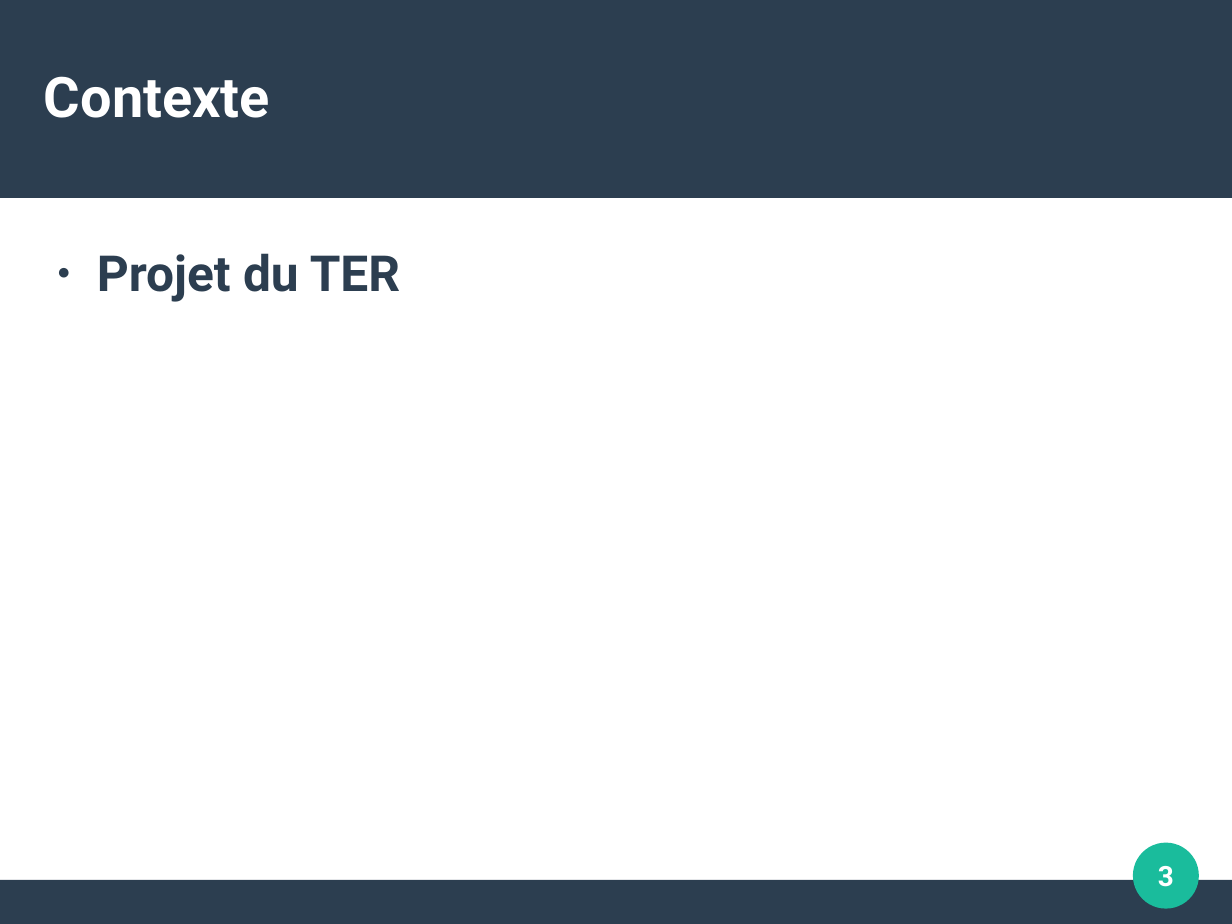
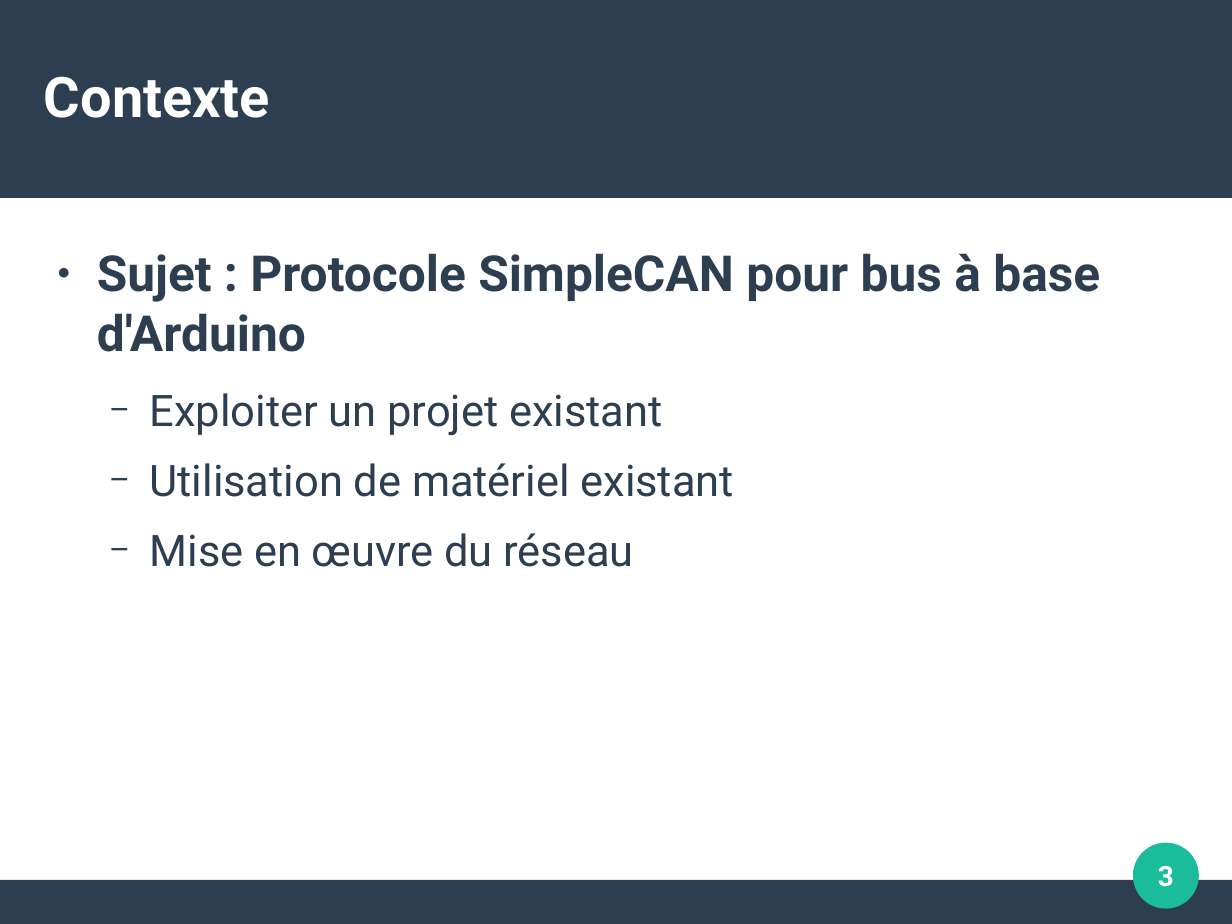
Before and after one commit to surpriserom/Protocole_SimpleCan_Arduino, a slide deck: slide 3 of Document/Presentation_TER.odp. Drawn at 1232x924 pixels with LibreOffice and Linux fonts; fonts in the diff are those of the drawing. Boxes give left, top, right and bottom in pixels: in the first picture for what was removed or moved away, otherwise in the second. Text is boxed around its words. In the diff, an @@ line names an element or a change of style, - is before the commit and + after.

```diff
--- a/Document/Presentation_TER.odp
+++ b/Document/Presentation_TER.odp
@@ text at [97,253,1100,567]: text changed; size 32 to 28 pt; bold off @@
-● Projet du TER
+● Sujet : Protocole SimpleCAN pour bus à base d'Arduino
+  − Exploiter un projet existant
+  − Utilisation de matériel existant
+  − Mise en œuvre du réseau
```
Also in this commit, not shown: 1 other slide changed, 13 slides added, 1 slide removed, 7 other files.
